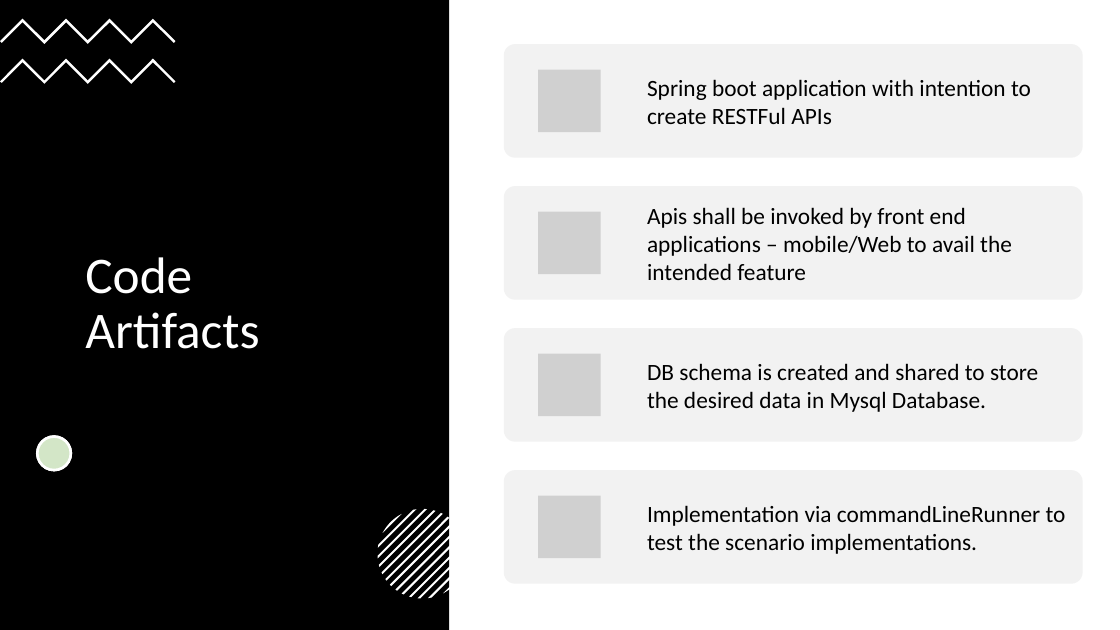
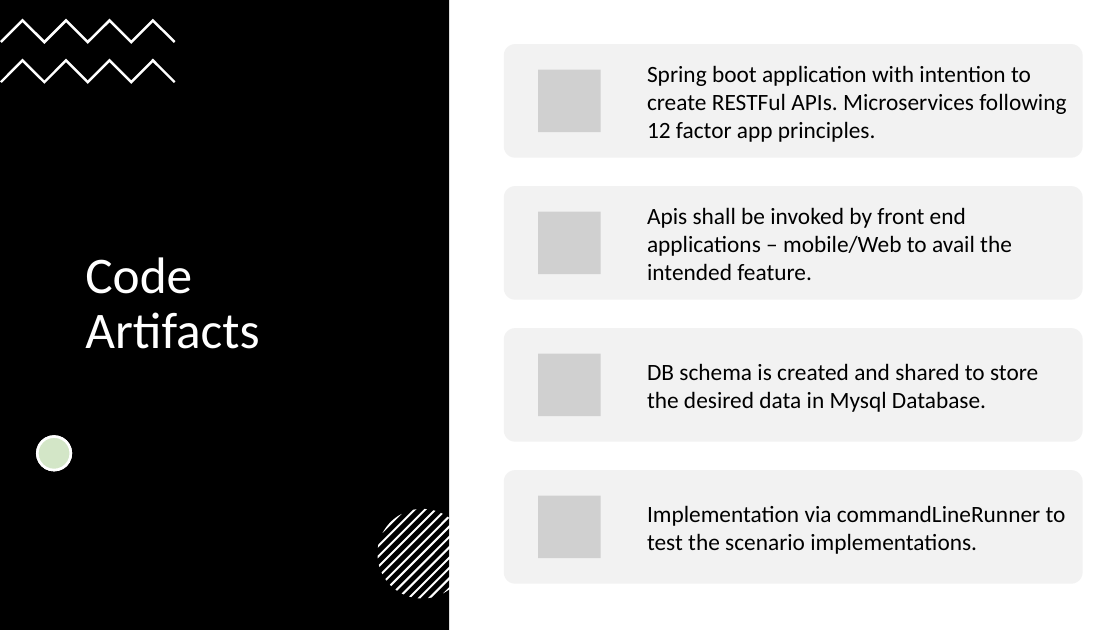
Before and after one commit to guneetbh/bookmyshow, a slide deck: slide 3 of Documents/Booking_Platform_Problem.pptx. Drawn at 1120x630 pixels with LibreOffice and Linux fonts; fonts in the diff are those of the drawing; grey boxes stand for pictures. Boxes give left, top, right and bottom in pixels: in the first picture for what was removed or moved away, otherwise in the second. Text is boxed around its words. In the diff, an @@ line names an element or a change of style, - is before the commit and + after.

Commit message:
Added updates

```diff
--- a/Documents/Booking_Platform_Problem.pptx
+++ b/Documents/Booking_Platform_Problem.pptx
@@ text at <box>647,65,1066,142</box>: text changed @@
-Spring boot application with intention to create RESTFul APIs
+Spring boot application with intention to create RESTFul APIs. Microservices following 12 factor app principles.
@@ text at <box>647,207,1012,280</box>: text changed @@
-Apis shall be invoked by front end applications – mobile/Web to avail the intended feature
+Apis shall be invoked by front end applications – mobile/Web to avail the intended feature.
```
Also in this commit, not shown: 2 other slides changed, 3 slides added.
